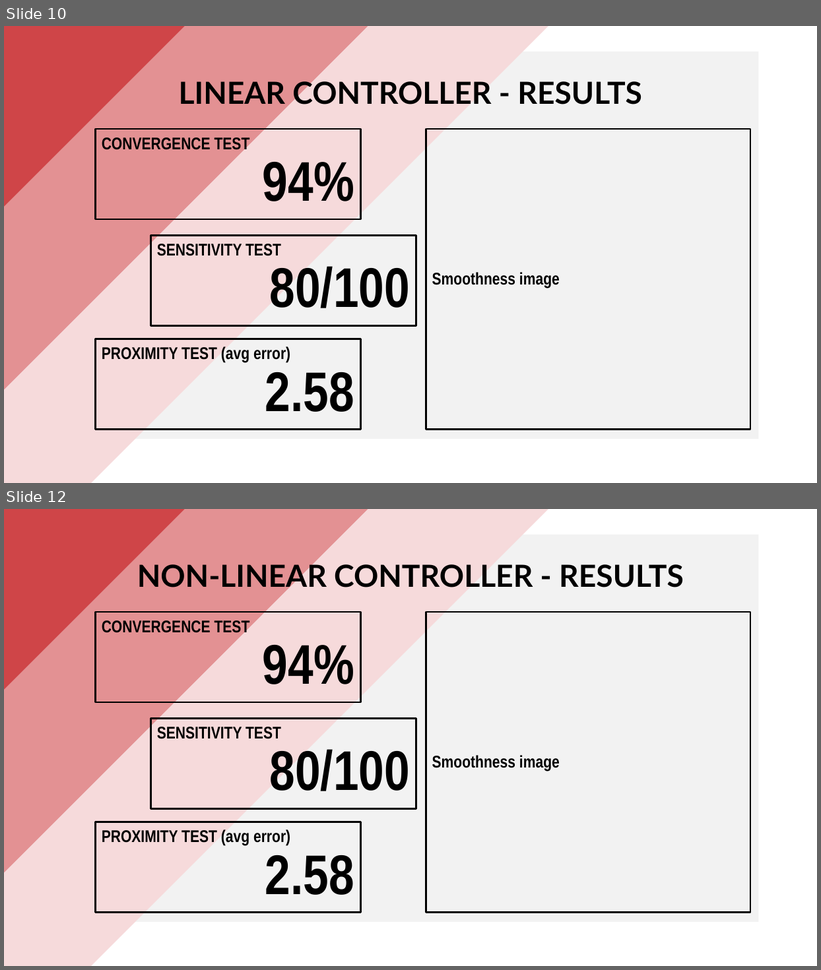
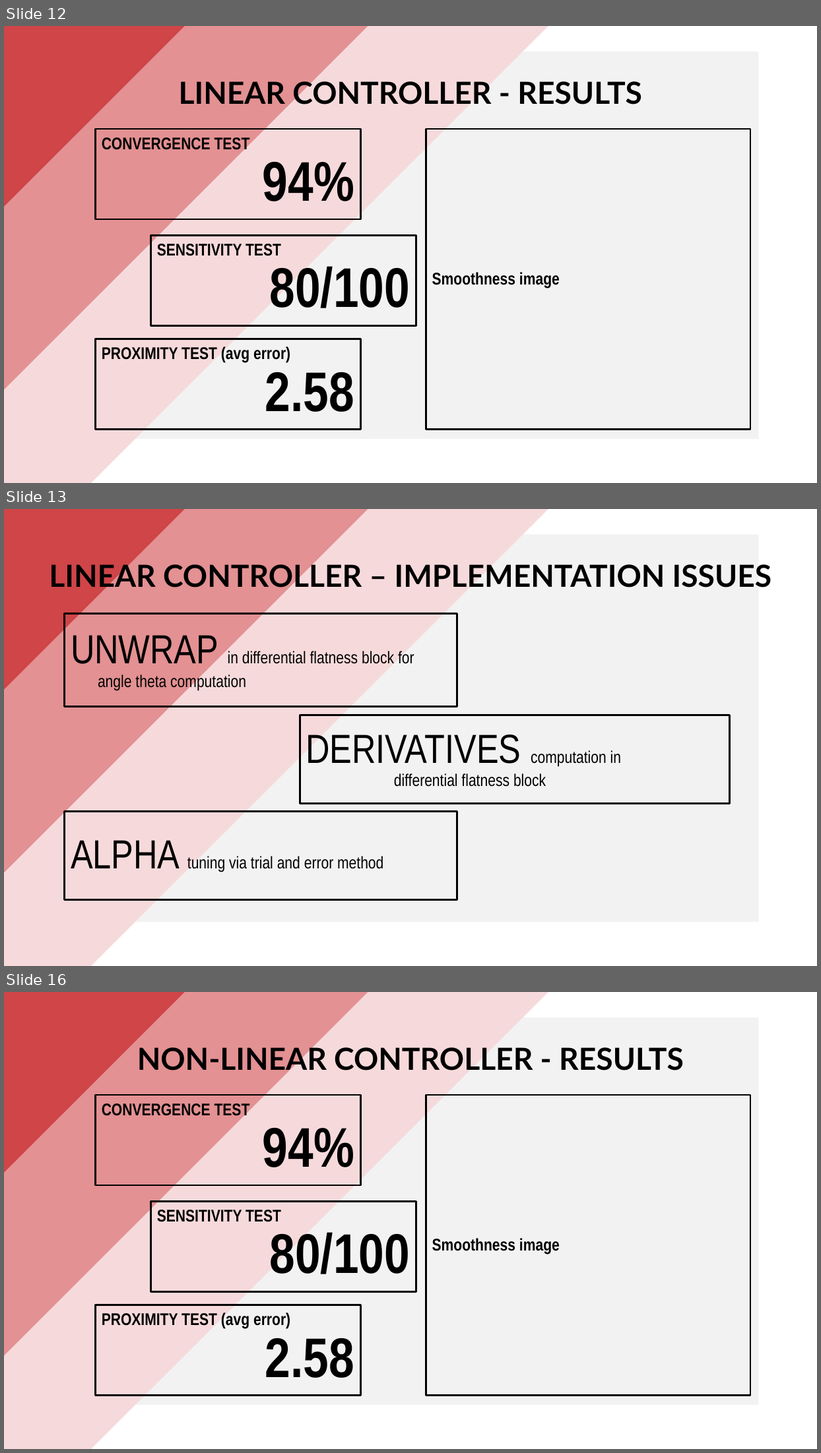
Before and after one commit to PippoGot/R-C2, a slide deck: documentation/presentation.pptx. Shown one above the other, each under a label of ours: slides 10 and 12 before the commit, slides 12, 13 and 16 after it; the slides between them are not shown. The pictures are 821x970 and 821x1453 pixels, drawn with LibreOffice and Linux fonts; fonts in the diff are those of the drawing. Boxes give left, top, right and bottom in pixels: in the first picture for what was removed or moved away, otherwise in the second. Text is boxed around its words. In the diff, an @@ line names an element or a change of style, - is before the commit and + after.

Commit message:
error correctio + presentation progress

```diff
--- a/documentation/presentation.pptx
+++ b/documentation/presentation.pptx
@@ slide 13 added at <box>4,509,817,966</box>, background #FFFFFF @@
@@ rectangle added at <box>4,509,553,966</box>, fill #F6DADB @@
@@ rectangle added at <box>4,509,416,937</box>, fill #E39193 @@
@@ rectangle added at <box>4,509,232,744</box>, fill #CF4548 @@
@@ rectangle added at <box>63,535,759,923</box>, fill #F2F2F2 @@
@@ title added at <box>49,560,772,593</box>, 36 pt, text #000000, bold @@
+LINEAR CONTROLLER – IMPLEMENTATION ISSUES
@@ rectangle added at <box>64,613,457,706</box>, outline #000000 2.25 pt, 20 pt, text #000000 @@
+UNWRAP in differential flatness block for angle theta computation
@@ rectangle added at <box>300,715,730,803</box>, outline #000000 2.25 pt, 20 pt, text #000000 @@
+DERIVATIVES computation in differential flatness block
@@ rectangle added at <box>64,812,457,900</box>, outline #000000 2.25 pt, 20 pt, text #000000 @@
+ALPHA tuning via trial and error method
@@ what was slide 10 is now slide 12 @@
@@ what was slide 12 is now slide 16 @@
```
Also in this commit, not shown: 5 slides changed, 7 other slides added, 2 slides removed, 17 other files.
